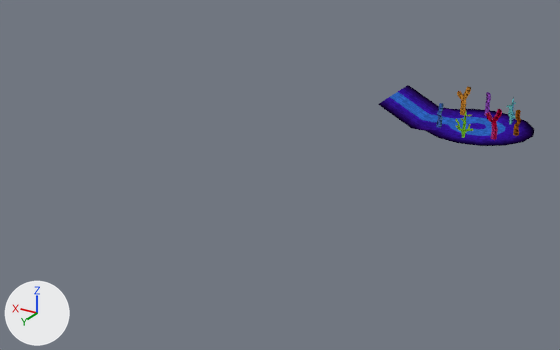
An edit to the Blender file models/underwater.blend, drawn before and after from the same camera.
Camera for both pictures: a camera (50 mm lens) standing at (-22.4, 78.5, 28.1) and looking at (15.3, 15.6, -3.3). Every picture has the same lights, and +X, +Y and +Z are marked at lower left.

In view in the first picture: 'main', 'nocol'.
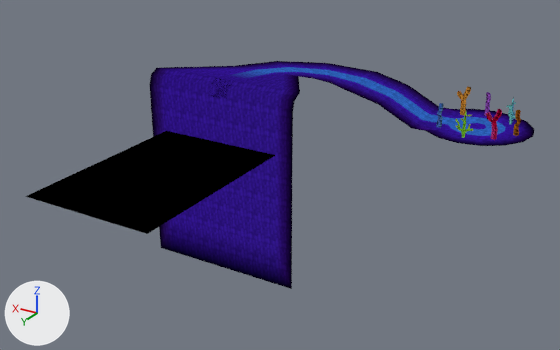
Diff of the bpy script that builds the scene:
```diff
--- a/models/underwater.blend.py
+++ b/models/underwater.blend.py
@@ mat_invis @@
+mat_invis = bpy.data.materials.new('invis')
+# nodes: Group, Math, OutputMaterial, Value
+# colours: white #ffffff
@@ mat_bubble @@
+mat_bubble = bpy.data.materials.new('bubble')
+# nodes: Group, Math, OutputMaterial, Value
+# colours: white #ffffff
@@ me_circle @@
 # used by ob_main; parent = ob_1; location = (0.0, 0.0, 0.0)
-me_circle.from_pydata(...)  # 37 vertices, 19 faces; spans x -3.0..9.77, y -3.0..3.0, z 0.0..2.0
+me_circle.from_pydata(...)  # 57 vertices, 28 faces; spans x -3.0..29.46, y -3.0..36.16, z -1.0..5.5
+# me_circle part 1
+# 15 vertices are added at x 13.77..29.46, y -1.15..36.16, z -1.0..5.5
+# 5 new vertices lie (2.3, 0.0, 0.0) away from vertices in x 21.31, y 6.81..16.16, z 3.94..5.5
+# 6 new faces join them, mat_floor
+# 2 new faces join them, mat_invis
+# 1 new face joins them, mat_bubble
 me_circle.materials.append(mat_floor)
 me_circle.materials.append(mat_floor_solid)
+me_circle.materials.append(mat_invis)
+me_circle.materials.append(mat_bubble)
@@ me_circle_001 @@
 # used by ob_nocol; parent = ob_1; location = (0.0, 0.0, 0.0)
-me_circle_001.from_pydata(...)  # 434 vertices, 352 faces; spans x -6.0..9.8, y -6.0..6.0, z 0.0..3.3
+me_circle_001.from_pydata(...)  # 480 vertices, 386 faces; spans x -6.0..31.4, y -6.0..16.2, z -16.1..5.5
+# me_circle_001 part 2
+# 24 vertices are added at x 13.5..26.7, y -3.1..16.2, z -16.1..5.5
+# 6 new vertices lie (4.0, 0.0, 1.0) away from vertices in x 9.8, y -4.2..4.2, z 2.0
+# 6 new vertices lie (2.0, 0.0, 0.0) away from vertices in x 13.5..18.2, y 6.8..16.2, z -16.1..5.5
+# 5 new vertices lie (14.0, 0.0, 0.0) away from vertices in x 15.5, y 14.8..16.2, z -16.1..5.5
+# 5 new vertices lie (1.9, 0.0, 0.0) away from vertices in x 29.5, y 14.8..16.2, z -16.1..5.5
+# 12 new faces join them, mat_floor_solid
+# 22 new faces join them, mat_floor
 me_circle_001.materials.append(mat_floor)
```

What differs and where, as boxes (x1, y1, x2, y2) in the pictures (560 x 350 px):
'nocol', reshaped (145% wider, 269% taller): before (378, 85, 534, 146); after (150, 61, 534, 289)
'main', reshaped (312% wider, 273% taller): before (390, 92, 506, 136); after (25, 67, 506, 234)
part 1 of me_circle, added (black): after (25, 67, 397, 234)
part 2 of me_circle_001, added (purple): after (150, 61, 407, 289)
